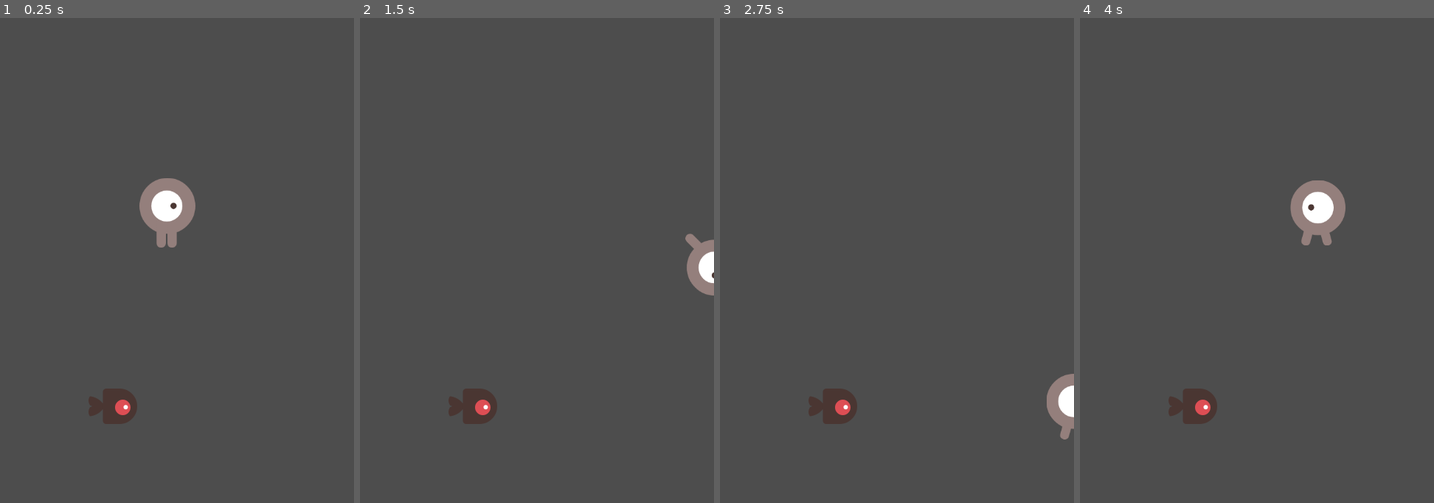
Above: before the commit, frames 1-4 (left to right).
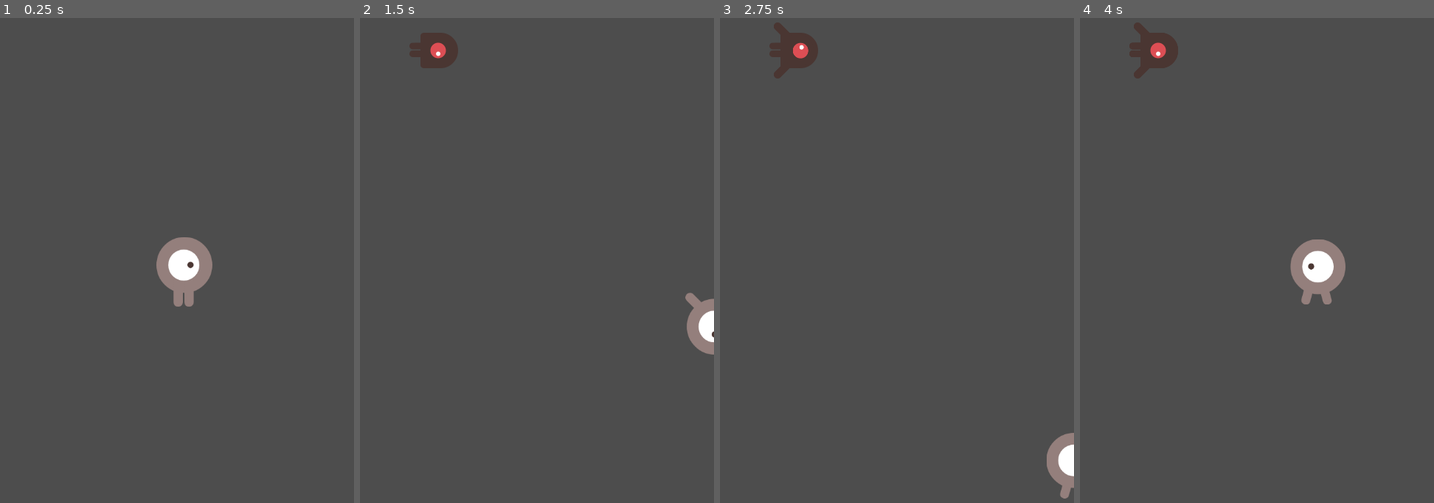
Above: after the commit, the same moments.

Repository: Deneken/PrimerJuego2DGodot
Game: Godot game, scene res://scenes/level.tscn
Same seed, same stepped clock (60 frames per second), same inputs: the game is played once before the commit and once after it.
Inputs:
- Up to frame 1 (0.25 s): no input
- Up to frame 2 (1.5 s): tap Enter at 0.5 s; hold Right (ui_right) 0.53-1.28 s; hold Down (ui_down) from 1.28 s (still down)
- Up to frame 3 (2.75 s): release Down (ui_down) at 2.03 s; hold Right (ui_right) from 2.03 s (still down)
- Up to frame 4 (4 s): tap Space at 2.75 s; release Right (ui_right) at 2.78 s; hold Up (ui_up) 2.78-3.53 s; hold Left (ui_left) from 3.53 s (still down)

The runs differ from the first frame. In frame 1, 3.8% of the frame differs, in the area x 25-60%, y 33-84%; in frame 2, 3.0%; in frame 3, 3.1%; in frame 4, 4.6%, in the area x 13-75%, y 0-84%.

Commit message:
NuevaVersion

Diff:
--- a/scenes/enemy.tscn
+++ b/scenes/enemy.tscn
@@ -64,3 +64,7 @@
 position = Vector2(10, 0)
 scale = Vector2(0.5, 0.5)
 shape = SubResource("CapsuleShape2D_70rfw")
+
+[node name="VisibleOnScreenNotifier2D" type="VisibleOnScreenNotifier2D" parent="."]
+
+[connection signal="screen_exited" from="VisibleOnScreenNotifier2D" to="." method="_on_visible_on_screen_notifier_2d_screen_exited"]
--- a/scenes/level.tscn
+++ b/scenes/level.tscn
@@ -1,12 +1,20 @@
-[gd_scene load_steps=3 format=3 uid="uid://duyd768odkabq"]
+[gd_scene load_steps=4 format=3 uid="uid://duyd768odkabq"]
 
+[ext_resource type="Script" path="res://scripts/level.gd" id="1_atmvv"]
 [ext_resource type="PackedScene" uid="uid://chfulqo5l84gl" path="res://scenes/player.tscn" id="1_legxr"]
 [ext_resource type="PackedScene" uid="uid://b4m6ygg1630yf" path="res://scenes/enemy.tscn" id="2_u8xyk"]
 
 [node name="Level" type="Node"]
+script = ExtResource("1_atmvv")
+enemy_scene = ExtResource("2_u8xyk")
 
 [node name="Player" parent="." instance=ExtResource("1_legxr")]
-position = Vector2(227, 320)
+position = Vector2(2.00002, 10)
 
-[node name="Enemy" parent="." instance=ExtResource("2_u8xyk")]
-position = Vector2(153, 582)
+[node name="Timer" type="Timer" parent="."]
+autostart = true
+
+[node name="Marker2D" type="Marker2D" parent="."]
+position = Vector2(250, 400)
+
+[connection signal="timeout" from="Timer" to="." method="_on_timer_timeout"]
--- a/scripts/enemy.gd
+++ b/scripts/enemy.gd
@@ -10,3 +10,7 @@
 
 func _process(delta: float) -> void:
 	pass
+
+
+func _on_visible_on_screen_notifier_2d_screen_exited() -> void:
+	queue_free()
--- /dev/null
+++ b/scripts/level.gd
@@ -0,0 +1,23 @@
+extends Node
+
+
+@export var enemy_scene: PackedScene
+
+
+func _ready() -> void:
+	new_game()
+
+func _on_timer_timeout() -> void:
+	#print("Crear enemigo")
+	var enemy = enemy_scene.instantiate()
+
+	# Cada enemigo se pociciona en el valor dado Ejemplo(100,100)
+	enemy.position = Vector2(100,100)
+
+	add_child(enemy)
+	#print(enemy)
+
+
+# Poscion del player
+func new_game():
+	$Player.position = $Marker2D.position
